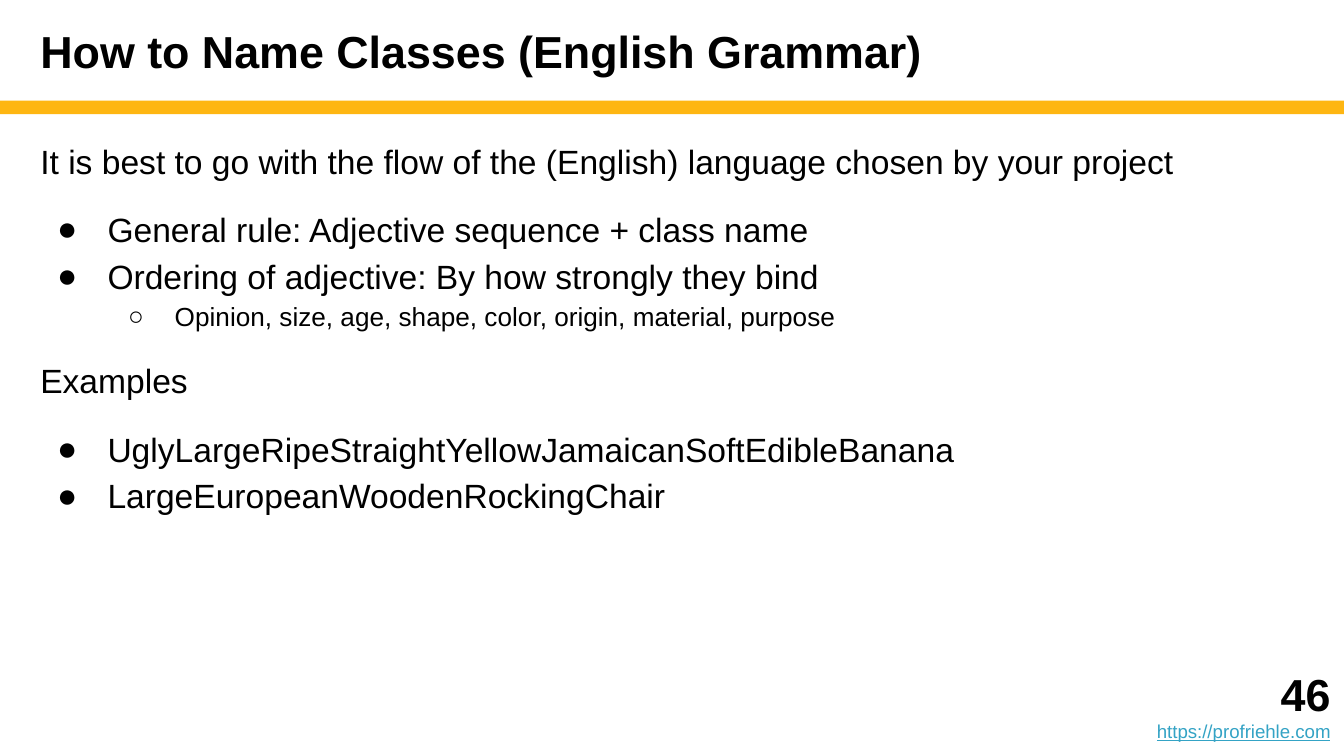
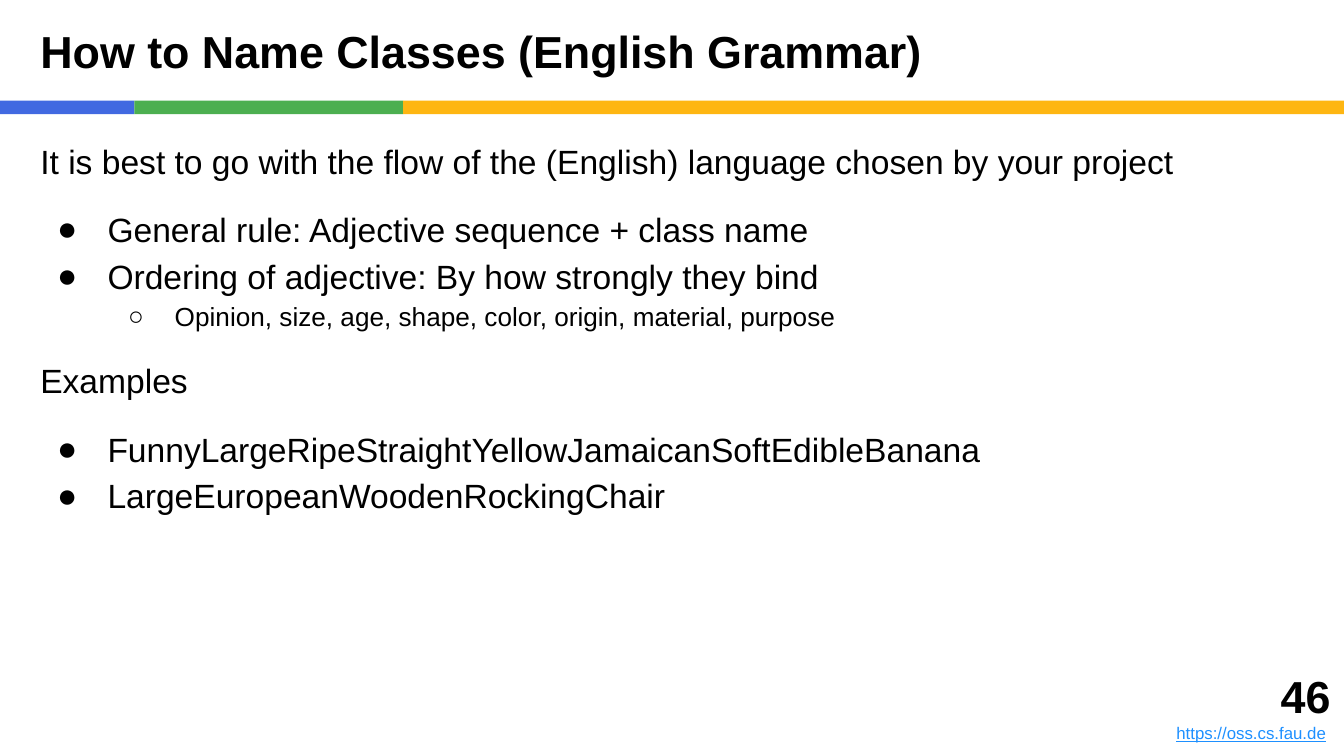
Before and after one commit to dirkriehle/adap-course, a slide deck: slide 46 of Lecture slides/ADAP B02 - Class and Interface Design.pptx. Drawn at 1344x756 pixels with LibreOffice and Linux fonts; fonts in the diff are those of the drawing. Boxes give left, top, right and bottom in pixels: in the first picture for what was removed or moved away, otherwise in the second. Text is boxed around its words. In the diff, an @@ line names an element or a change of style, - is before the commit and + after.

```diff
--- a/Lecture slides/ADAP B02 - Class and Interface Design.pptx
+++ b/Lecture slides/ADAP B02 - Class and Interface Design.pptx
@@ rectangle added at (0, 101, 134, 114), fill #4169E1 @@
@@ rectangle added at (134, 101, 403, 114), fill #4CAF50 @@
@@ rectangle: place and size @@
-rectangle at (0, 101, 1344, 114)
+rectangle at (403, 101, 1344, 114)
@@ text at (108, 437, 980, 468): text changed @@
-● UglyLargeRipeStraightYellowJamaicanSoftEdibleBanana
+● FunnyLargeRipeStraightYellowJamaicanSoftEdibleBanana
@@ text: place and size @@
-text at (1157, 679, 1331, 742)
+text at (1176, 681, 1331, 743)
@@ text at (1176, 726, 1325, 743): text changed; size 10 to 9 pt; text colour #34A3C5 to #1E90FF @@
-https://profriehle.com
+https://oss.cs.fau.de
```
Also in this commit, not shown: 50 other slides changed, 17 other files.
